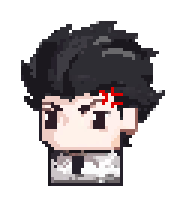
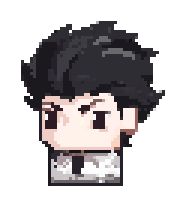
Two versions of the same layered image (180x216). Layer-by-layer changes:
painted on "头部" over [99, 84, 123, 108]
